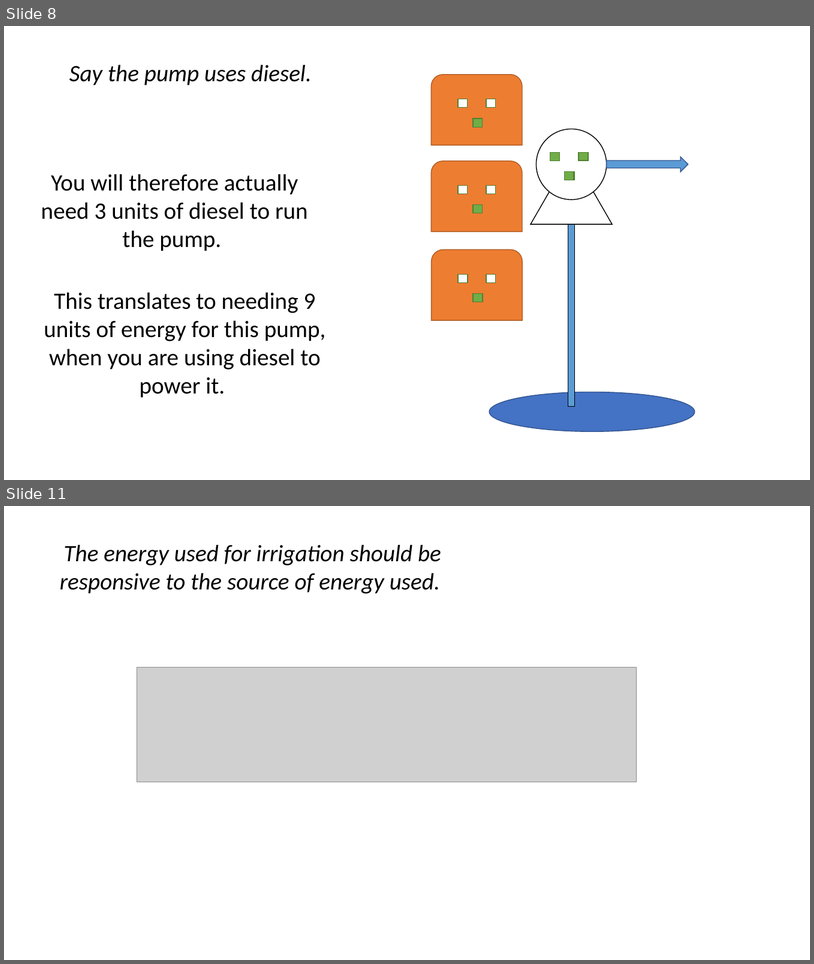
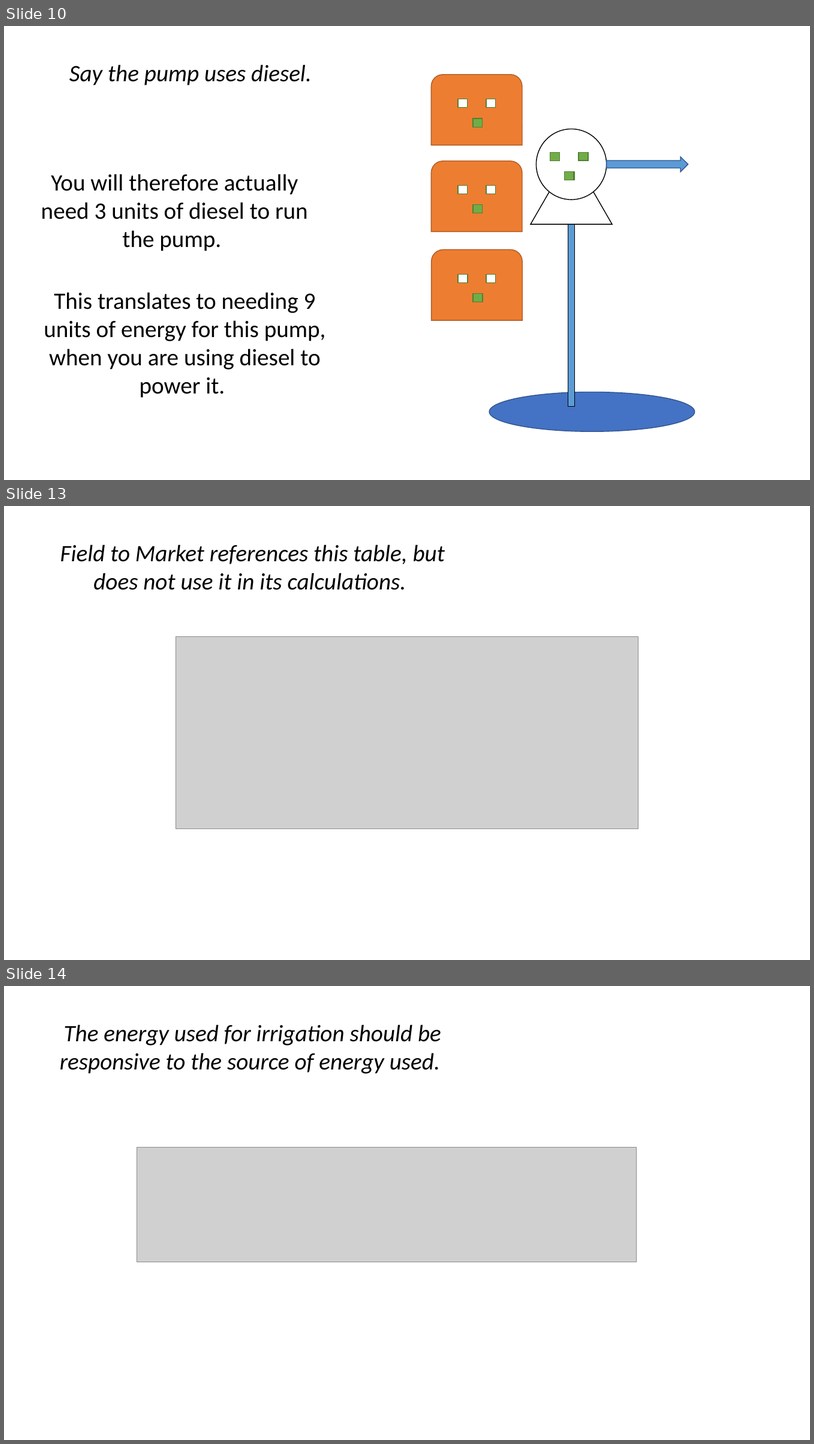
Before and after one commit to vanichols/alfalfa, a slide deck: docs/energy-source-visual.pptx. Shown one above the other, each under a label of ours: slides 8 and 11 before the commit, slides 10, 13 and 14 after it; the slides between them are not shown. The pictures are 814x964 and 814x1444 pixels, drawn with LibreOffice and Linux fonts; fonts in the diff are those of the drawing; grey boxes stand for pictures. Boxes give left, top, right and bottom in pixels: in the first picture for what was removed or moved away, otherwise in the second. Text is boxed around its words. In the diff, an @@ line names an element or a change of style, - is before the commit and + after.

```diff
--- a/docs/energy-source-visual.pptx
+++ b/docs/energy-source-visual.pptx
@@ slide 13 added at [4,506,810,960], background #FFFFFF @@
@@ text added at [60,544,445,590], 28 pt, text #000000, italic @@
+Field to Market references this table, but does not use it in its calculations.
@@ picture added at [176,637,639,828] @@
@@ what was slide 8 is now slide 10 @@
@@ what was slide 11 is now slide 14 @@
```
Also in this commit, not shown: 3 slides changed, 2 other slides added, 24 other files.
